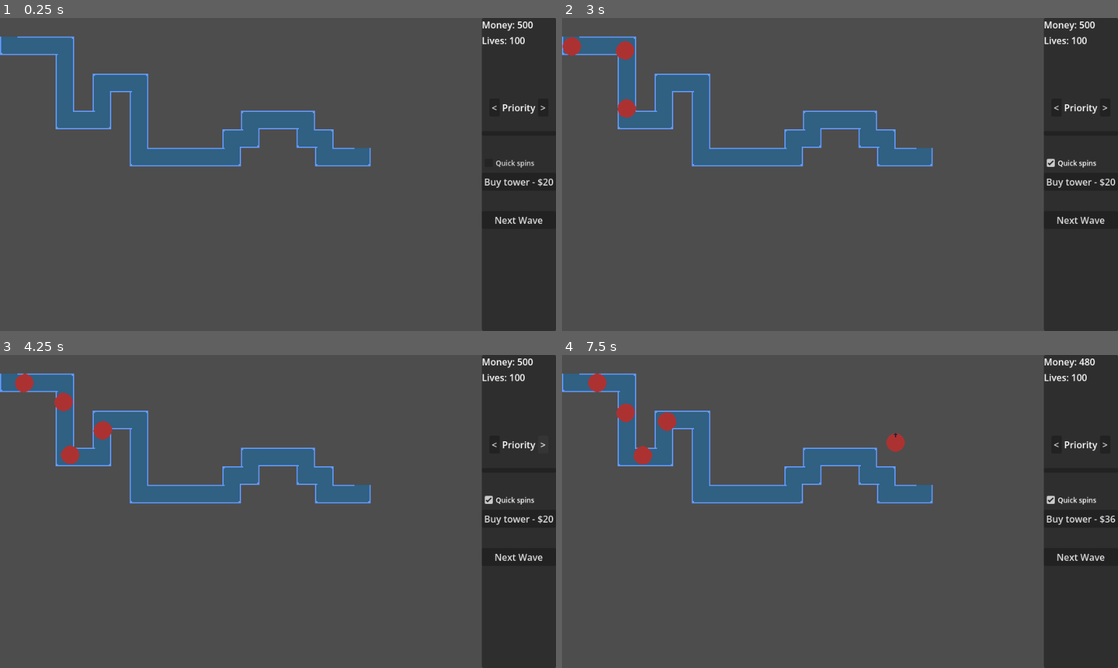
Above: before the commit, frames 1-4 (two rows, left to right).
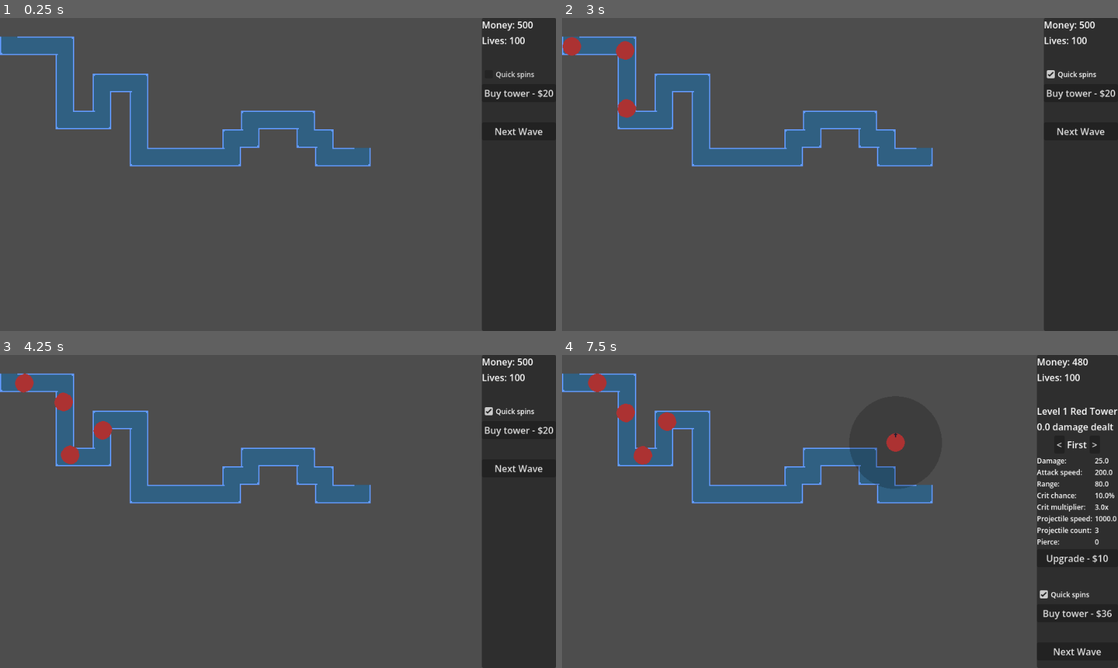
Above: after the commit, the same moments.

Repository: justindeogrades/casinotd
Game: Godot game, scene res://main.tscn
Same seed, same stepped clock (60 frames per second), same inputs: the game is played once before the commit and once after it. The engine's default icon, where the game draws it, is replaced by a stand-in: a white triangle on a blue panel in a dark square.
Inputs (mouse positions are in pixels of both pictures, inside the frame that each line leads up to):
- Up to frame 1 (0.25 s): no input
- Up to frame 2 (3 s): click "Next Wave" at 0.5 s; click "Next Wave" at 1.25 s; click (1056, 108) at 2 s, where only the run before the commit has a clickable "<"; click "Quick spins" at 2.75 s
- Up to frame 3 (4.25 s): click (544, 445) at 3.5 s, where only the run before the commit has a clickable ">"
- Up to frame 4 (7.5 s): click "Buy tower - $20" at 4.25 s; move the mouse to (962, 495) at 5.02 s; click (962, 495) at 5.1 s; move the mouse to (728, 527) at 5.77 s; click (728, 527) at 5.85 s; click "Accept" at 6.5 s; tap Enter at 7.25 s; move the mouse to (895, 442) at 7.27 s; click (895, 442) at 7.35 s

The runs differ from the first frame. In frame 1, 0.7% of the frame differs, in the area x 87-100%, y 16-66%; in frame 2, 0.8%; in frame 3, 0.8%; in frame 4, 3.9%, in the area x 51-100%, y 0-100%.
Error before the commit: Invalid call. Nonexistent function 'get_target_priority' in base 'Nil'. (res://tower_data_container.gd:82)

Commit message:
implemented deselecting towers and minor gui tweaks

Diff:
--- a/damage_indicator.gd
+++ b/damage_indicator.gd
@@ -7,7 +7,6 @@
 var crit_col : Color = Color.YELLOW
 
 func init(amount : int, crit_level : int, pos : Vector2):
-
 	damage_label.text = str(amount)
 	if crit_level >= 1:
 		#Set colours to crit colour, then decide text based on crit level
@@ -23,3 +22,5 @@
 			crit_label.text = str(crit_level) + "x CRIT!!!"
 	global_position = pos
 	anim_player.play("rise")
+
+	set_z_index(2 + crit_level)
--- a/gui_manager.gd
+++ b/gui_manager.gd
@@ -26,6 +26,8 @@
 	side_panel.next_wave_button.pressed.connect(_on_next_wave_button_pressed)
 	upgrade_panel.upgrade_selected.connect(_on_upgrade_selected)
 	upgrade_panel.reroll_pressed.connect(_on_reroll_pressed)
+
+	set_z_index(1000)
 
 func hide_side_panel() -> void:
 	side_panel.visible = false
--- a/player.gd
+++ b/player.gd
@@ -17,6 +17,8 @@
 var tower_cost : int = 20
 
 var placed_towers : Array[Tower]
+
+var selected_tower : Tower = null
 
 func _ready() -> void:
 	side_panel = gui_manager.get_child(0)
@@ -38,6 +40,12 @@
 			#new_tower.clicked.connect(_on_tower_clicked)
 			#placed_towers.append(new_tower)
 
+func _unhandled_input(event: InputEvent) -> void:
+	#if Input.is_action_just_released("place_tower") and not is_any_tower_mouseovered() and selected_tower != null:
+		#deselect_tower(selected_tower)
+	if Input.is_action_just_pressed("place_tower") and not is_tower_mouseovered(selected_tower) and selected_tower != null:
+		deselect_tower(selected_tower)
+
 func spend_money(amount : int) -> bool:
 	if money >= amount:
 		update_money(amount * -1)
@@ -58,8 +66,28 @@
 func refresh_lives_label() -> void:
 	side_panel.lives_label.text = "Lives: " + str(lives)
 
-func _on_tower_clicked(tower) -> void:
+#Currently the selected tower will be displayed over other towers
+func select_tower(tower : Tower) -> void:
+	if selected_tower != null:
+		deselect_tower(selected_tower)
+
+	selected_tower = tower
+
+	side_panel.set_tower_data_container_visible(true)
+	tower.set_range_indicator_visibility(true)
 	side_panel.tower_data_container.refresh_with_new_tower(tower)
+
+	tower.set_z_index(0)
+func deselect_tower(tower : Tower) -> void:
+	selected_tower = null
+
+	side_panel.set_tower_data_container_visible(false)
+	tower.set_range_indicator_visibility(false)
+
+	tower.set_z_index(1)
+func _on_tower_clicked(tower : Tower) -> void:
+	select_tower(tower)
+	#call_deferred("select_tower", tower)
 
 func _on_gui_manager_tower_selected(tower : Tower) -> void:
 	tower_cost = tower_cost ** 1.2
@@ -75,9 +103,11 @@
 	gui_manager.hide_side_panel()
 	get_tree().paused = true
 
-func _on_tower_placed() -> void:
+func _on_tower_placed(new_tower : Tower) -> void:
 	gui_manager.show_side_panel()
 	get_tree().paused = false
+
+	select_tower(new_tower)
 
 func _on_tower_damage_dealt(amount : int, crit_level : int, pos : Vector2) -> void:
 	damage_indicator_placer.create_damage_indicator(amount, crit_level, pos)
@@ -85,8 +115,18 @@
 func _on_next_wave_pressed() -> void:
 	wave_manager.start_next_wave()
 
+func is_tower_mouseovered(tower : Tower) -> bool:
+	if tower != null:
+		return tower.mouseovered
+	return false
 func is_any_tower_mouseovered() -> bool:
 	for tower_at in placed_towers:
 		if tower_at.mouseovered:
 			return true
 	return false
+
+#func get_mouseovered_tower() -> Tower:
+	#for tower_at in placed_towers:
+		#if tower_at.mouseovered:
+			#return tower_at
+	#return null
--- a/side_panel.gd
+++ b/side_panel.gd
@@ -17,3 +17,6 @@
 
 func refresh_buy_button() -> void:
 	buy_button.text = "Buy tower - $" + str(player.tower_cost)
+
+func set_tower_data_container_visible(vis : bool) -> void:
+	tower_data_container.visible = vis
--- a/side_panel.tscn
+++ b/side_panel.tscn
@@ -35,6 +35,7 @@
 text = "Lives"
 
 [node name="TowerDataPanel" parent="VBoxContainer" unique_id=1955728977 instance=ExtResource("1_3e5kq")]
+visible = false
 layout_mode = 2
 
 [node name="VBoxContainer2" type="VBoxContainer" parent="VBoxContainer" unique_id=725296658]
--- a/tower_data_container.gd
+++ b/tower_data_container.gd
@@ -23,10 +23,11 @@
 		total_damage_label.text = str(tower.total_damage_dealt) + " damage dealt"
 
 func refresh_with_new_tower(new_tower : Tower) -> void:
-	if tower != null:
-		tower.set_range_indicator_visibility(false)
+	#Setting tower's range visibility has been delegated to the Player object
+	#if tower != null:
+		#tower.set_range_indicator_visibility(false)
 	tower = new_tower
-	tower.set_range_indicator_visibility(true)
+	#tower.set_range_indicator_visibility(true)
 
 	name_and_level_label.text = "Level " + str(tower.level) + " " + str(tower.tower_name)
 	total_damage_label.text = str(tower.total_damage_dealt) + " damage dealt"
--- a/tower_placer.gd
+++ b/tower_placer.gd
@@ -9,7 +9,7 @@
 var temp_tower : Tower = null
 
 signal tower_created(tower : Tower)
-signal tower_placed
+signal tower_placed(tower : Tower)
 
 #func _ready() -> void:
 	#var tower = place_tower(Vector2(9999,9999))
@@ -51,6 +51,7 @@
 		tower_created.emit(tower_to_place)
 		return tower_to_place
 
+#Why does this return a value?
 func place_tower(pos : Vector2) -> Tower:
 	#tower_to_place = tower_preload.instantiate()
 	#add_child(tower_to_place)
@@ -68,6 +69,6 @@
 	if not Geometry2D.is_point_in_polygon(pos, track_polygon.polygon):
 		temp_tower.position = pos
 		tower_ghost.queue_free()
-		tower_placed.emit()
+		tower_placed.emit(temp_tower)
 		return temp_tower
 	return null
--- a/towers/scripts/tower.gd
+++ b/towers/scripts/tower.gd
@@ -67,6 +67,9 @@
 	if shot_type == G.type.VOLLEY:
 		volley_cooldown_timer.timeout.connect(_on_volley_cooldown_timer_timeout)
 
+	#So tower ghosts dont overlap
+	set_z_index(1)
+
 func _unhandled_input(event: InputEvent) -> void:
 	if event is InputEventMouseButton and mouseovered:
 		clicked.emit(self)
